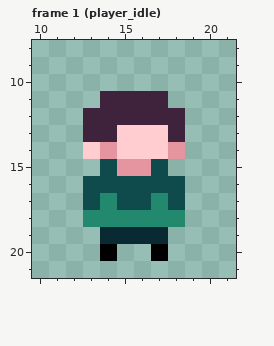
Two versions of one pixel-art file, public/assets/images/atlas.aseprite. The picture above is the old version.
32x32 pixels, 16 frames. Shown: frame 1 (player_idle): x 10..21, y 8..21. The commit also changed other frames, which this record leaves out.
The same view after the edit:
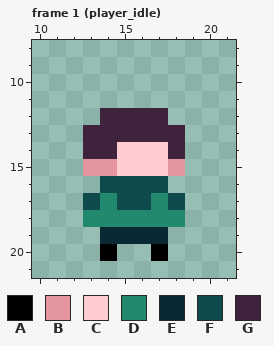
Palette (. is transparent): A #000000  B #e5959f  C #ffccd0  D #22896e  E #0a2a33  F #0f4a4c  G #3f233c
Commit: feat: add player jump and attack effect
What changed:
{"where": "frame 1 (player_idle)"}
{"frame":1,"y":11,"x":14,"old":"GGGG","new":"...."}
{"frame":1,"y":12,"x":13,"old":"G","new":"."}
{"frame":1,"y":12,"x":18,"old":"G","new":"."}
{"frame":1,"y":13,"x":15,"old":"CCC","new":"GGG"}
{"frame":1,"y":14,"x":13,"old":"CB","new":"GG"}
{"frame":1,"y":14,"x":18,"old":"B","new":"G"}
{"frame":1,"y":15,"x":13,"old":".FBBF.","new":"BBCCCB"}
{"frame":1,"y":16,"x":13,"old":"F","new":"."}
{"frame":1,"y":16,"x":18,"old":"F","new":"."}
{"label":"changed","picture_box":[83,91,185,193]}
